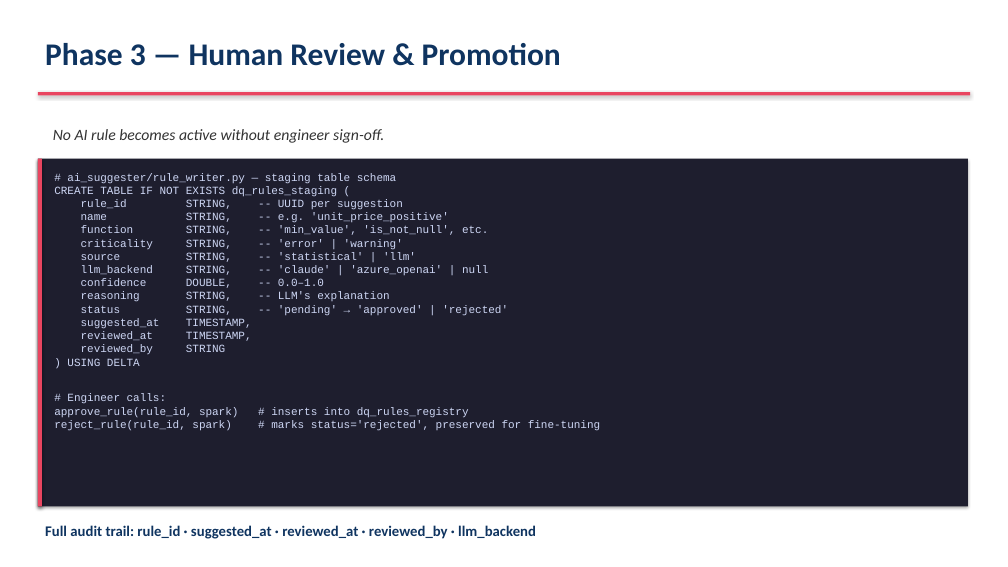
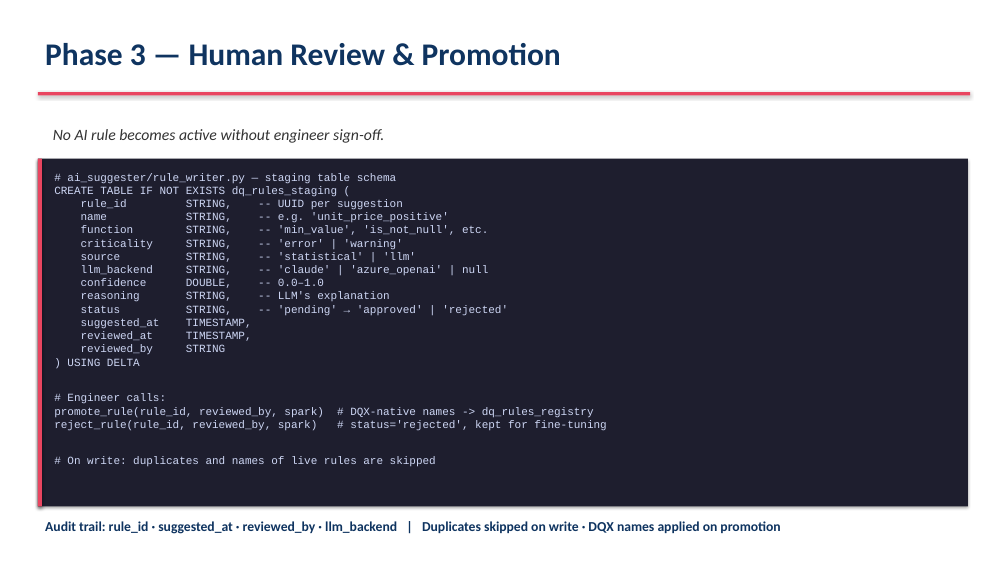
Before and after one commit to ameyadeshmukh-16/databricks-dqx-poc, a slide deck: slide 18 of AI_Infusion_Delivery_Assessment.pptx. Drawn at 1008x567 pixels with LibreOffice and Linux fonts; fonts in the diff are those of the drawing. Boxes give left, top, right and bottom in pixels: in the first picture for what was removed or moved away, otherwise in the second. Text is boxed around its words. In the diff, an @@ line names an element or a change of style, - is before the commit and + after.

```diff
--- a/AI_Infusion_Delivery_Assessment.pptx
+++ b/AI_Infusion_Delivery_Assessment.pptx
@@ text at bbox=[54, 407, 606, 467]: text changed @@
-approve_rule(rule_id, spark) # inserts into dq_rules_registry
-reject_rule(rule_id, spark) # marks status='rejected', preserved for fine-tuning
+promote_rule(rule_id, reviewed_by, spark) # DQX-native names -> dq_rules_registry
+reject_rule(rule_id, reviewed_by, spark) # status='rejected', kept for fine-tuning
+# On write: duplicates and names of live rules are skipped
@@ text at bbox=[45, 521, 780, 534]: text changed; size 14 to 13 pt @@
-Full audit trail: rule_id · suggested_at · reviewed_at · reviewed_by · llm_backend
+Audit trail: rule_id · suggested_at · reviewed_by · llm_backend | Duplicates skipped on write · DQX names applied on promotion
```
Also in this commit, not shown: 12 other slides changed, 1 slide added, 1 slide removed, 1 other file.
